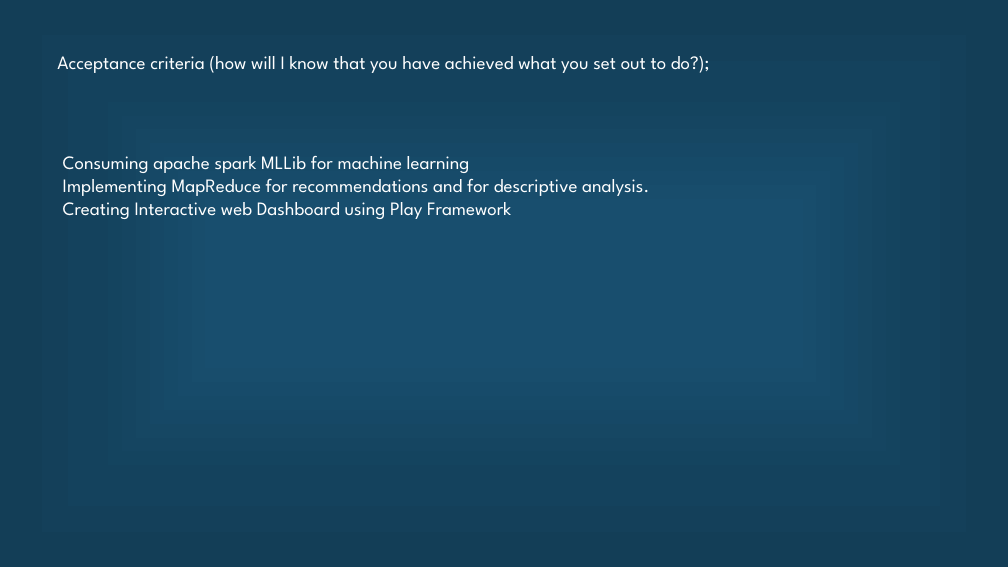
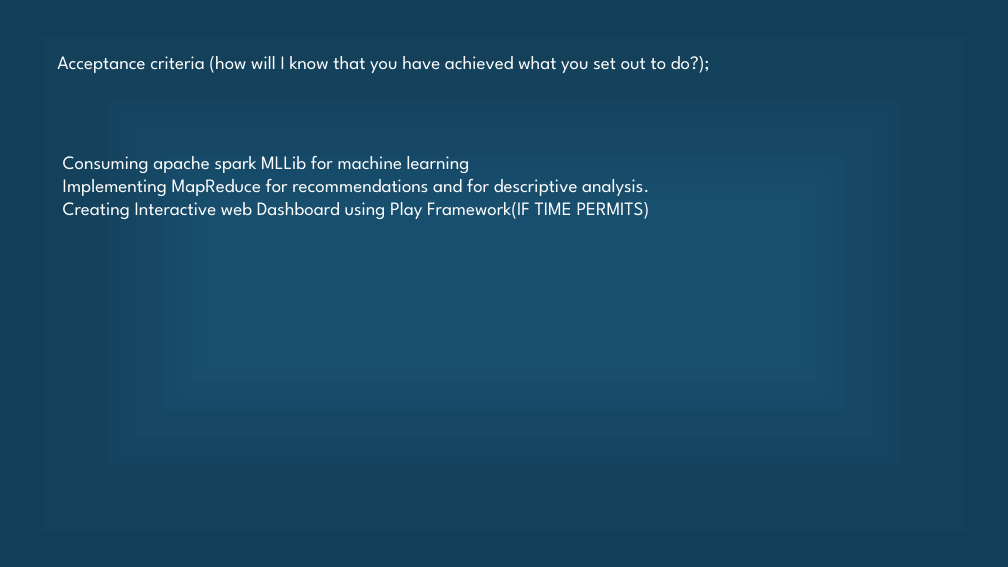
Before and after one commit to Ruchi2729/Scala-Final-Project, a slide deck: slide 7 of Final pre.pptx. Drawn at 1008x567 pixels with LibreOffice and Linux fonts; fonts in the diff are those of the drawing. Boxes give left, top, right and bottom in pixels: in the first picture for what was removed or moved away, otherwise in the second. Text is boxed around its words. In the diff, an @@ line names an element or a change of style, - is before the commit and + after.

```diff
--- a/Final pre.pptx
+++ b/Final pre.pptx
@@ text at (63, 195, 650, 219): text changed @@
-Creating Interactive web Dashboard using Play Framework
+Creating Interactive web Dashboard using Play Framework(IF TIME PERMITS)
```
Also in this commit, not shown: 1 other slide changed, 1 other file.
